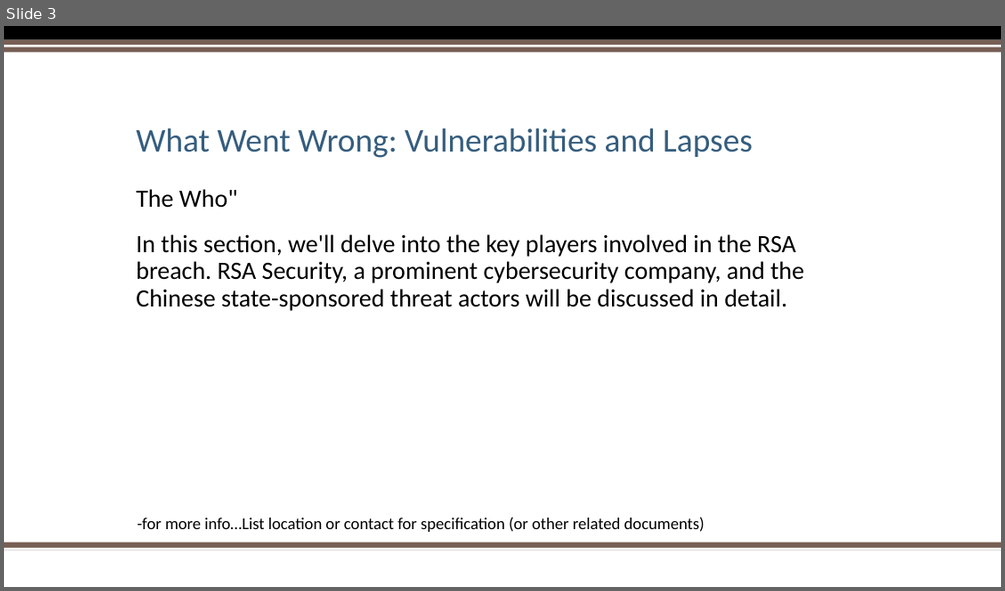
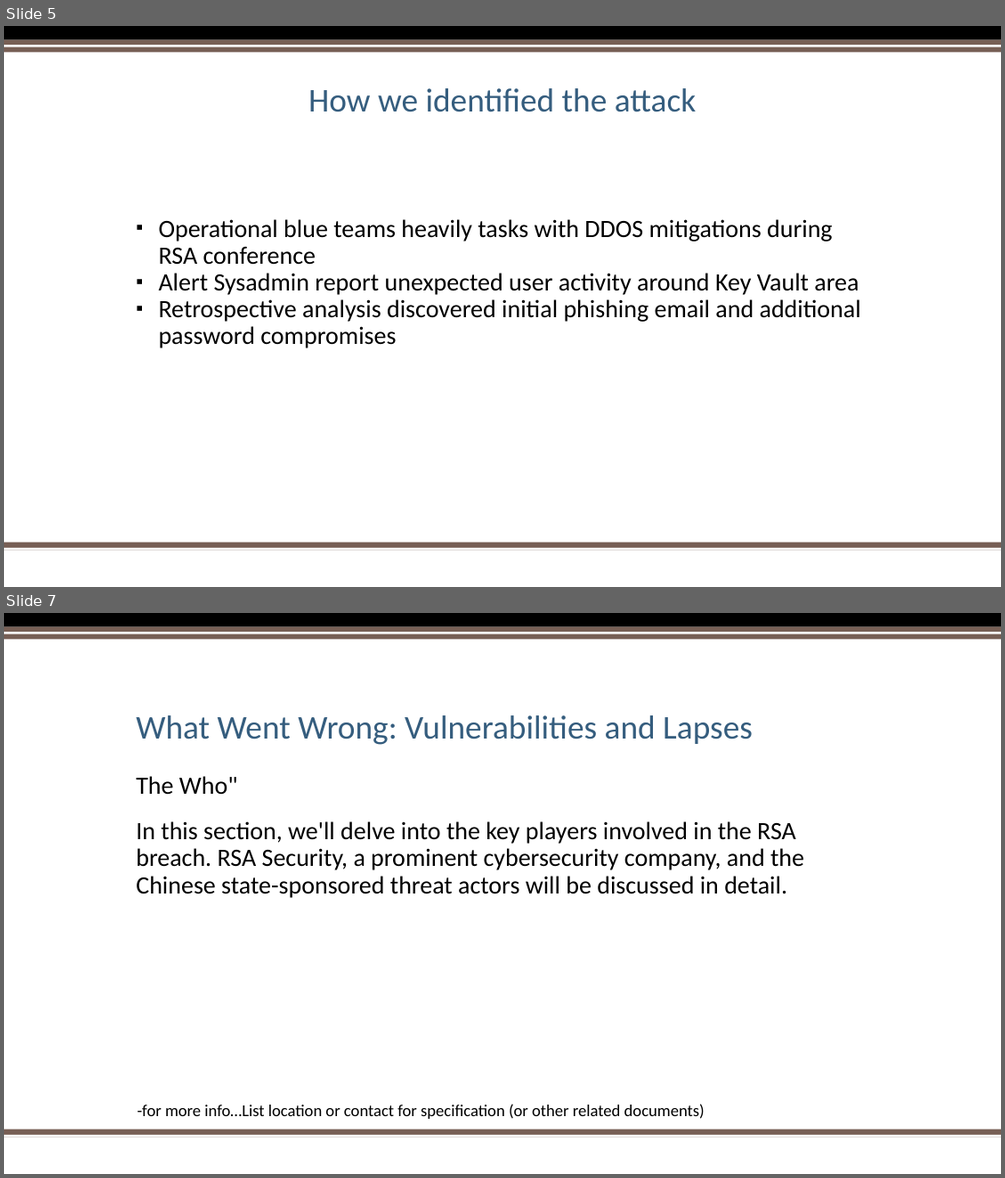
Before and after one commit to 0xTestbuild/IncidentResponseTeam8, a slide deck: lastname_Team8_FA_SlideDeck.pptx. Shown one above the other, each under a label of ours: slide 3 before the commit, slides 5 and 7 after it; the slides between them are not shown. The pictures are 1005x591 and 1005x1178 pixels, drawn with LibreOffice and Linux fonts; fonts in the diff are those of the drawing; background and template pictures are left out. Boxes give left, top, right and bottom in pixels: in the first picture for what was removed or moved away, otherwise in the second. Text is boxed around its words. In the diff, an @@ line names an element or a change of style, - is before the commit and + after.

```diff
--- a/lastname_Team8_FA_SlideDeck.pptx
+++ b/lastname_Team8_FA_SlideDeck.pptx
@@ slide 5 added at <box>4,26,1001,587</box>, background #FFFFFF; not listed: 5 template elements that a slide beside it also shows @@
@@ title added at <box>308,88,696,112</box>, 32 pt, text #355D7E @@
+How we identified the attack
@@ text added at <box>159,219,861,348</box>, 24 pt, text #000000 @@
+▪ Operational blue teams heavily tasks with DDOS mitigations during RSA conference
+▪ Alert Sysadmin report unexpected user activity around Key Vault area
+▪ Retrospective analysis discovered initial phishing email and additional password compromises
@@ what was slide 3 is now slide 7 @@
```
Also in this commit, not shown: 1 slide changed, 12 other slides added, 1 slide removed.
